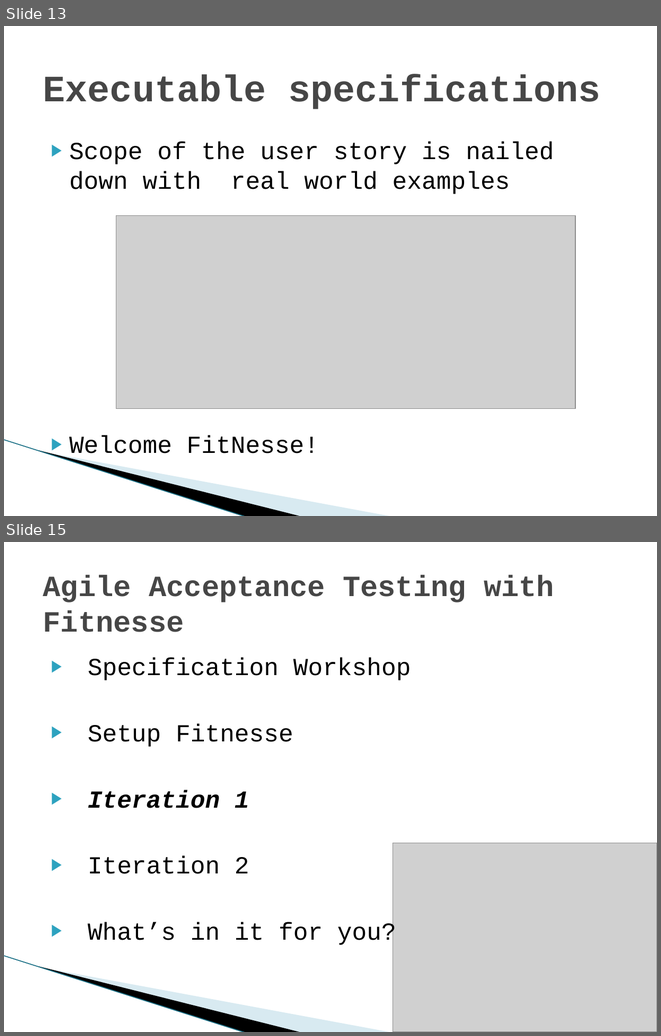
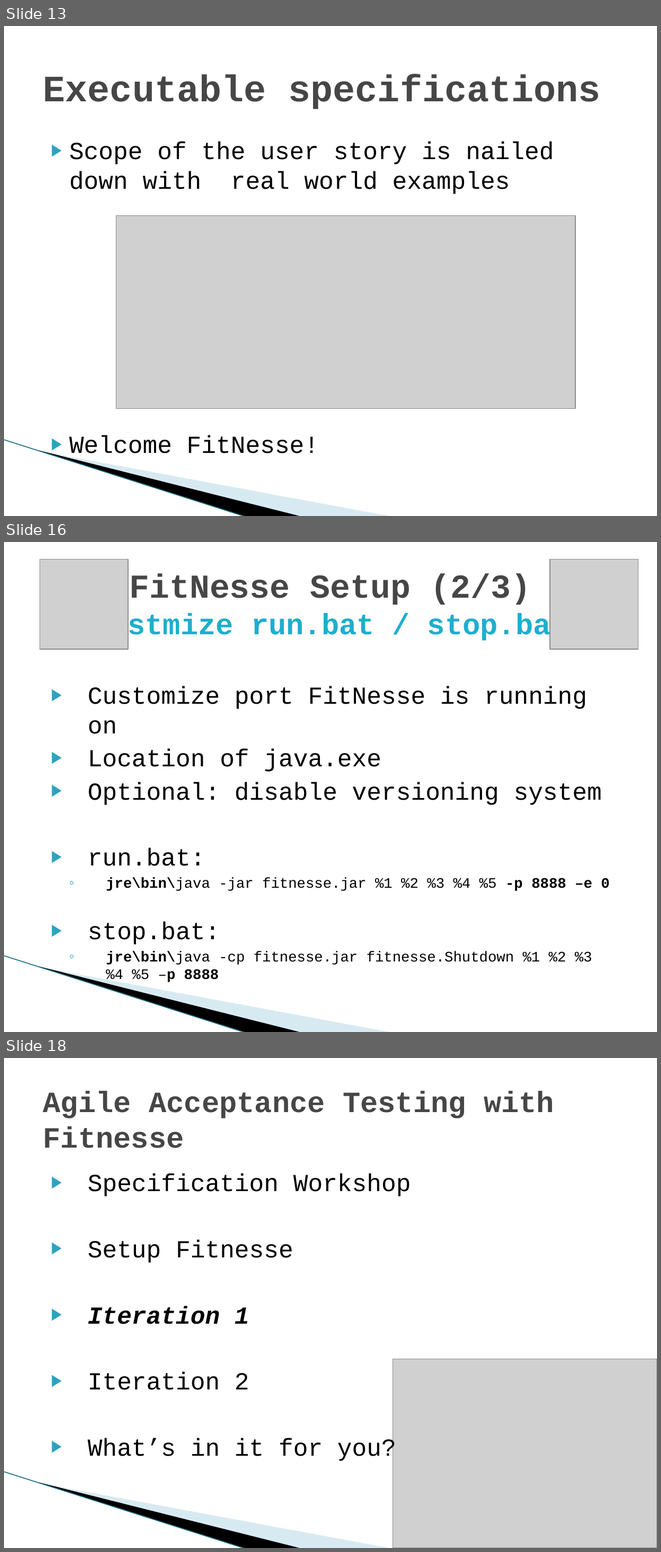
Before and after one commit to michelgrootjans/agileacceptancetesting, a slide deck: Slides/20090604_Ihc_AgileAcceptanceTesting.pptx. Shown one above the other, each under a label of ours: slides 13 and 15 before the commit, slides 13, 16 and 18 after it; the slides between them are not shown. The pictures are 661x1036 and 661x1552 pixels, drawn with LibreOffice and Linux fonts; fonts in the diff are those of the drawing; grey boxes stand for pictures; background and template pictures are left out. Boxes give left, top, right and bottom in pixels: in the first picture for what was removed or moved away, otherwise in the second. Text is boxed around its words. In the diff, an @@ line names an element or a change of style, - is before the commit and + after.

Commit message:
Slides for FitNesse Setup

```diff
--- a/Slides/20090604_Ihc_AgileAcceptanceTesting.pptx
+++ b/Slides/20090604_Ihc_AgileAcceptanceTesting.pptx
@@ slide 16 added at (x1=4, y1=542, x2=657, y2=1032), background #FFFFFF; not listed: 3 template elements that a slide beside it also shows @@
@@ picture added at (x1=40, y1=559, x2=128, y2=649) @@
@@ picture added at (x1=550, y1=559, x2=638, y2=649) @@
@@ title added at (x1=93, y1=574, x2=568, y2=642), 32.4 pt, text #1FAECD, bold @@
+FitNesse Setup (2/3)
+Custmize run.bat / stop.bat
@@ text added at (x1=88, y1=686, x2=609, y2=979), 16 pt, text #000000 @@
+▶ Customize port FitNesse is running on
+▶ Location of java.exe
+▶ Optional: disable versioning system
+▶ run.bat:
+  ◦ jre\bin\java -jar fitnesse.jar %1 %2 %3 %4 %5 -p 8888 –e 0
+▶ stop.bat:
+  ◦ jre\bin\java -cp fitnesse.jar fitnesse.Shutdown %1 %2 %3 %4 %5 –p 8888
@@ what was slide 15 is now slide 18 @@
```
Also in this commit, not shown: 1 slide changed, 2 other slides added.
